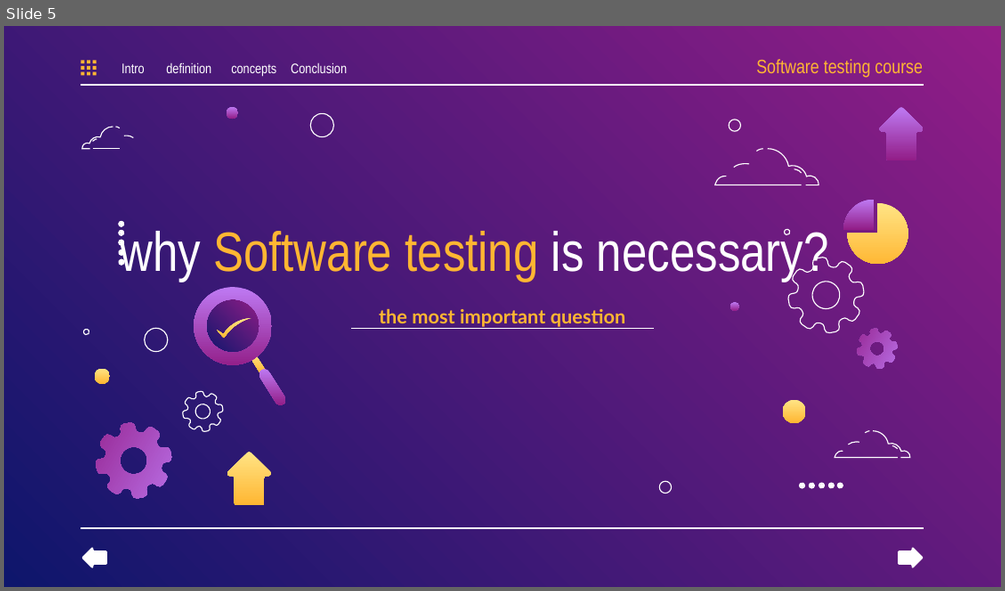
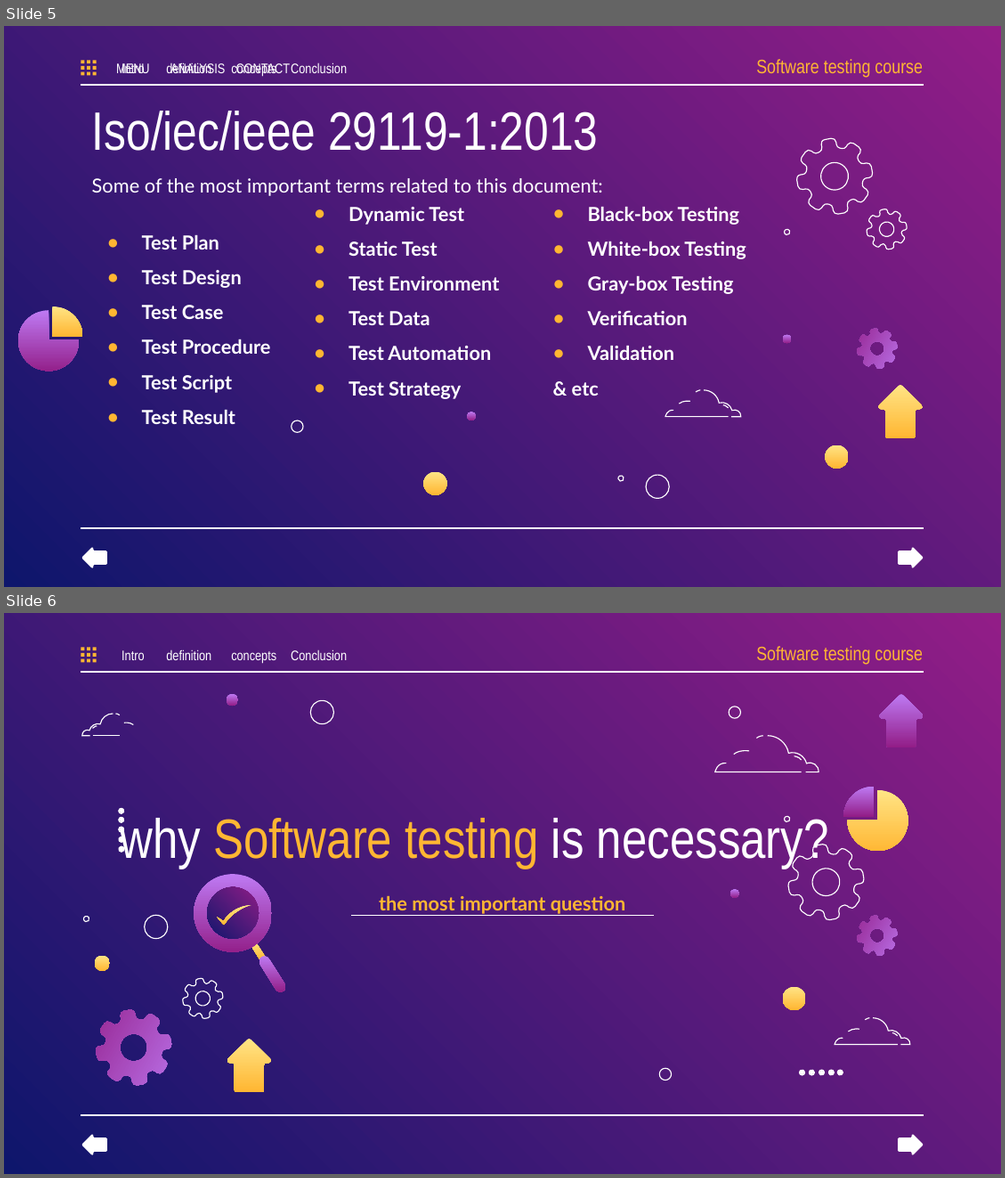
Before and after one commit to alihassanisokhtehsaraei/IEEE29119, a slide deck: project.pptx. Shown one above the other, each under a label of ours: slide 5 before the commit, slides 5 and 6 after it. The pictures are 1005x591 and 1005x1178 pixels, drawn with LibreOffice and Linux fonts; fonts in the diff are those of the drawing. Boxes give left, top, right and bottom in pixels: in the first picture for what was removed or moved away, otherwise in the second. Text is boxed around its words. In the diff, an @@ line names an element or a change of style, - is before the commit and + after.

Commit message:
terms slide added

```diff
--- a/project.pptx
+++ b/project.pptx
@@ slide 5 added at [4,26,1001,587], background gradient #921D87 to #0E166C; not listed: 2 template elements that a slide beside it also shows @@
@@ group added at [81,60,96,75]: 9 rectangles @@
@@ text added at [116,63,149,73], 10 pt, text #FFFFFF @@
+MENU
@@ text added at [121,62,144,77], 10 pt, text #FFFFFF @@
+Intro
@@ text added at [166,63,211,73], 10 pt, text #FFFFFF @@
+definition
@@ text added at [170,62,225,73], 10 pt, text #FFFFFF @@
+ANALYSIS
@@ text added at [231,63,276,76], 10 pt, text #FFFFFF @@
+concepts
@@ text added at [236,63,291,77], 10 pt, text #FFFFFF @@
+CONTACT
@@ text added at [291,62,347,73], 10 pt, text #FFFFFF @@
+Conclusion
@@ text added at [756,59,922,78], 14 pt, text #FFB632 @@
+Software testing course
@@ title added at [92,111,598,151], 39 pt, text #FFFFFF @@
+Iso/iec/ieee 29119-1:2013
@@ freeform shape added at [783,124,887,229], outline #FFFFFF 0.75 pt @@
@@ subtitle added at [92,178,603,424], 14 pt, text #FFFFFF, bold @@
+Some of the most important terms related to this document:
+● Test Plan
+● Test Design
+● Test Case
+● Test Procedure
+● Test Script
+● Test Result
@@ text added at [142,207,499,399], 14 pt, text #FFFFFF, bold @@
+● Dynamic Test
+● Static Test
+● Test Environment
+● Test Data
+● Test Automation
+● Test Strategy
@@ text added at [572,206,746,395], 14 pt, text #FFFFFF, bold @@
+● Black-box Testing
+● White-box Testing
+● Gray-box Testing
+● Verification
+● Validation
+& etc
@@ freeform shape added at [859,201,914,257], outline #FFFFFF 0.75 pt @@
@@ freeform shape added at [782,228,792,238], outline #FFFFFF 0.75 pt @@
@@ freeform shape added at [16,310,79,373], fill gradient #BE7AF3 to #921D87 @@
@@ freeform shape added at [53,306,82,336], fill gradient #FFE485 to #FFB632 @@
@@ freeform shape added at [783,334,792,343], fill gradient #BE7AF3 to #921D87 @@
@@ freeform shape added at [850,321,904,376], fill gradient #BE7AF3 to #921D87 @@
@@ freeform shape added at [877,385,923,439], fill gradient #FFE485 to #FFB632 @@
@@ freeform shape added at [291,421,303,433], outline #FFFFFF 0.75 pt @@
@@ freeform shape added at [467,411,476,421], fill gradient #BE7AF3 to #921D87 @@
@@ group added at [665,390,742,417]: 5 freeform shapes @@
@@ freeform shape added at [825,444,849,467], fill gradient #FFE485 to #FFB632 @@
@@ freeform shape added at [424,472,446,494], fill gradient #FFE485 to #FFB632 @@
@@ freeform shape added at [615,475,625,483], outline #FFFFFF 0.75 pt @@
@@ freeform shape added at [646,475,669,498], outline #FFFFFF 0.75 pt @@
@@ freeform shape added at [82,546,107,568], fill #FFFFFF @@
@@ freeform shape added at [898,546,922,568], fill #FFFFFF @@
@@ what was slide 5 is now slide 6 @@
```
Also in this commit, not shown: 1 other file.
